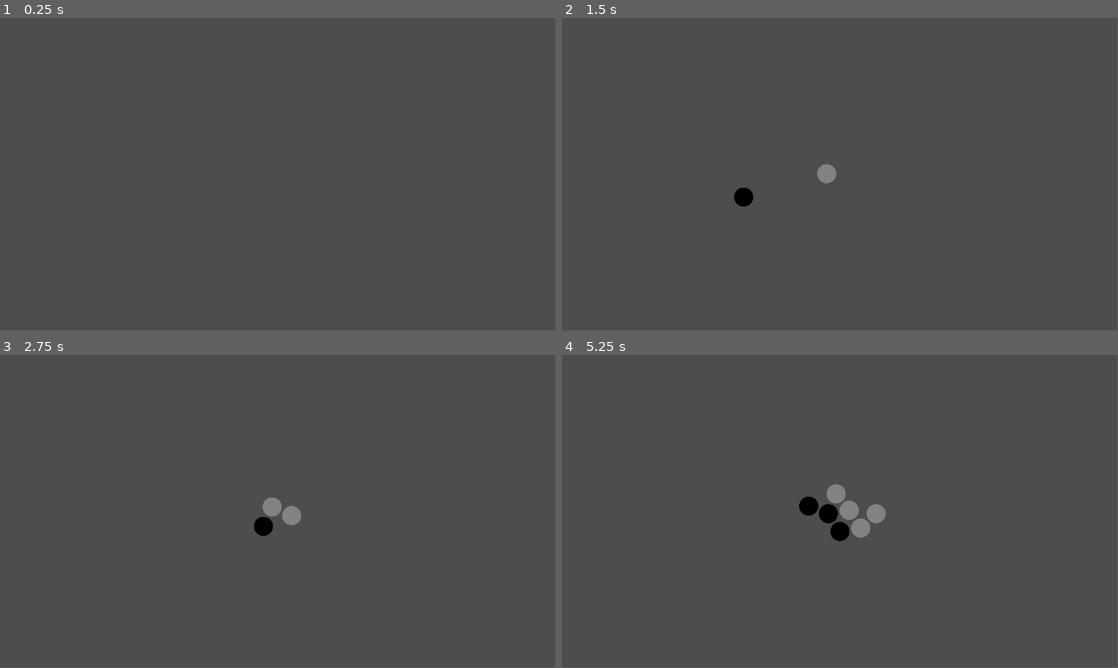
Above: before the commit, frames 1-4 (two rows, left to right).
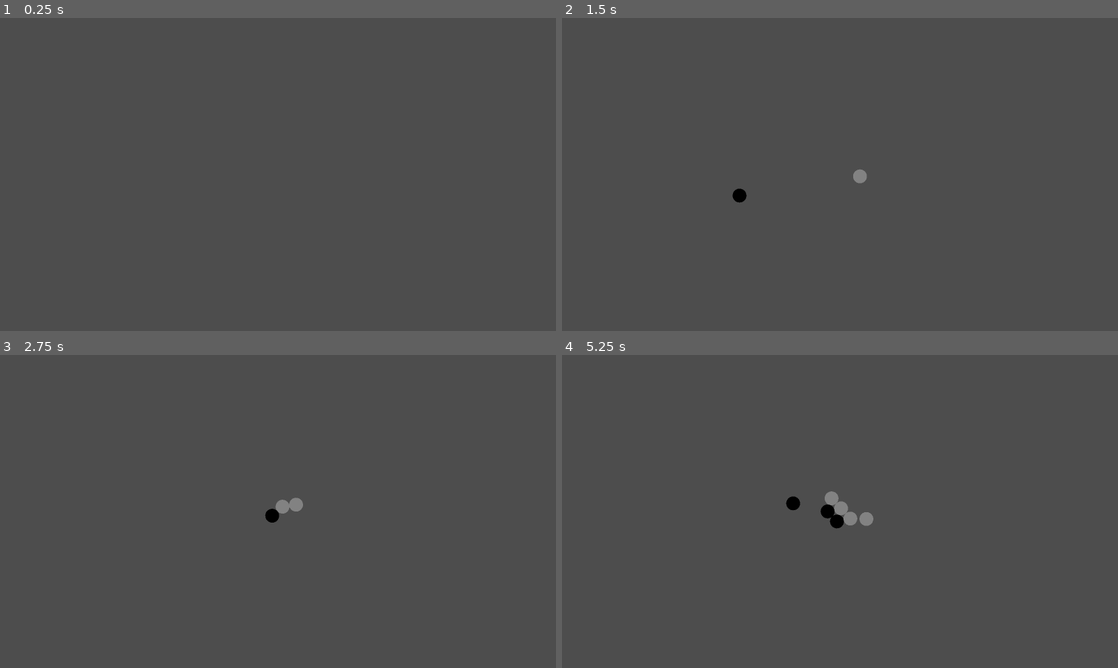
Above: after the commit, the same moments.

Repository: raymondyz/four-body-problem
Game: Godot game, scene res://game.tscn
Same seed, same stepped clock (60 frames per second), same inputs: the game is played once before the commit and once after it.
Inputs (mouse positions are in pixels of both pictures, inside the frame that each line leads up to):
- Up to frame 1 (0.25 s): no input
- Up to frame 2 (1.5 s): tap Enter at 0.5 s; move the mouse to (962, 158) at 0.52 s; press the mouse at (962, 158) at 0.53 s; move the mouse to (728, 190) at 1.27 s; release the mouse at (728, 190) at 1.28 s; click (728, 190) at 1.35 s
- Up to frame 3 (2.75 s): move the mouse to (333, 442) at 2.02 s; press the mouse at (333, 442) at 2.03 s
- Up to frame 4 (5.25 s): move the mouse to (812, 574) at 2.77 s; release the mouse at (812, 574) at 2.78 s; click (812, 574) at 2.85 s; move the mouse to (1006, 558) at 3.52 s; press the mouse at (1006, 558) at 3.53 s; move the mouse to (673, 464) at 4.27 s; release the mouse at (673, 464) at 4.28 s; click (673, 464) at 4.35 s; move the mouse to (867, 511) at 5.02 s; press the mouse at (867, 511) at 5.03 s
The window is 799x449 before the commit and 800x450 after it. Grey fills any space a smaller window leaves; there, only what the larger window draws over its background counts as a difference.

The runs differ from the first frame. In frame 1, only the window size differs. In frame 2, 0.4% of the frame differs, in the area x 30-55%, y 46-61%; in frame 3, 0.6%; in frame 4, 1.1%, in the area x 40-59%, y 41-60%.

Commit message:
Detecting pieces of the same color

Diff:
--- a/ball_piece.gd
+++ b/ball_piece.gd
@@ -7,7 +7,7 @@
 @export var p1_color: Color = Color.WHITE
 @export var p2_color: Color = Color.BLACK
 
-@onready var connect_collision_shape_2d = $ConnectCollisionShape2D
+@onready var connect_area_2d: Area2D = $ConnectArea2D
 
 var neighbors: Array[RigidBody2D] = []
 @export var line_color: Color = Color.RED
@@ -24,24 +24,34 @@
 
 
 
-func _physics_process(delta: float) -> void:
-	var velocity_threshold = 1.0
+func _physics_process(_delta: float) -> void:
+	#var velocity_threshold = 1.0
 	var gravity_strength = 980
 
-	if global_position.length() > 5:
-		apply_central_force(global_position.direction_to(Vector2.ZERO) * gravity_strength)
-	elif (linear_velocity.length() < center_velocity_threshold):
-		freeze = true
+	apply_central_force(global_position.direction_to(Vector2.ZERO) * gravity_strength)
 
-	if linear_velocity.length() < velocity_threshold:
-		low_velocity_timer += delta
-		if low_velocity_timer >= freeze_time:
-			freeze = true
-	else:
-		low_velocity_timer = 0.0
+
+	#if linear_velocity.length() < velocity_threshold:
+		#low_velocity_timer += delta
+		#if low_velocity_timer >= freeze_time:
+			#freeze = true
+	#else:
+		#low_velocity_timer = 0.0
+
+func _on_body_entered(body):
+	var is_same_color: bool = body.is_in_group("Black")
+	if is_in_group("White"):
+		is_same_color = body.is_in_group("White")
+
+
+	print("Detected body is same color: ", is_same_color)
+
 
 
 func _ready():
+	connect_area_2d.body_entered.connect(_on_body_entered)
+
+
 	if (Global.is_white_turn):
 		modulate = p1_color
 		add_to_group("White")
--- a/ball_piece.tscn
+++ b/ball_piece.tscn
@@ -5,7 +5,7 @@
 [sub_resource type="CircleShape2D" id="CircleShape2D_803en"]
 
 [sub_resource type="CircleShape2D" id="CircleShape2D_q1k2p"]
-radius = 11.075434
+radius = 10.415996
 
 [node name="BallPiece" type="RigidBody2D"]
 gravity_scale = 0.0
@@ -19,5 +19,7 @@
 color = Color(0.51125896, 0.5112589, 0.5112589, 1)
 polygon = PackedVector2Array(10.015625, 0.0234375, 9.6328125, -2.6640625, 8.63281, -5.0437517, 7.045311, -7.060931, 4.9 …(431 unchanged characters)…
 
-[node name="ConnectCollisionShape2D" type="CollisionShape2D" parent="."]
+[node name="ConnectArea2D" type="Area2D" parent="."]
+
+[node name="ConnectCollisionShape2D" type="CollisionShape2D" parent="ConnectArea2D"]
 shape = SubResource("CircleShape2D_q1k2p")
--- a/project.godot
+++ b/project.godot
@@ -19,6 +19,11 @@
 
 Global="*res://Global.gd"
 
+[display]
+
+window/size/viewport_width=1600
+window/size/viewport_height=900
+
 [global_group]
 
 White=""
